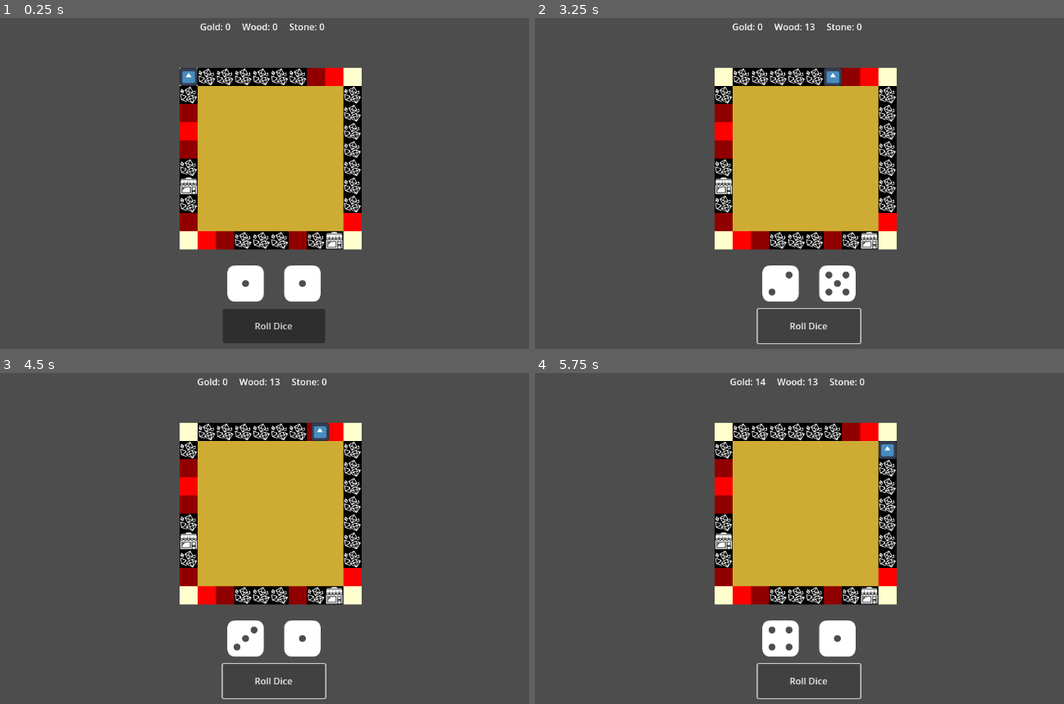
Above: before the commit, frames 1-4 (two rows, left to right).
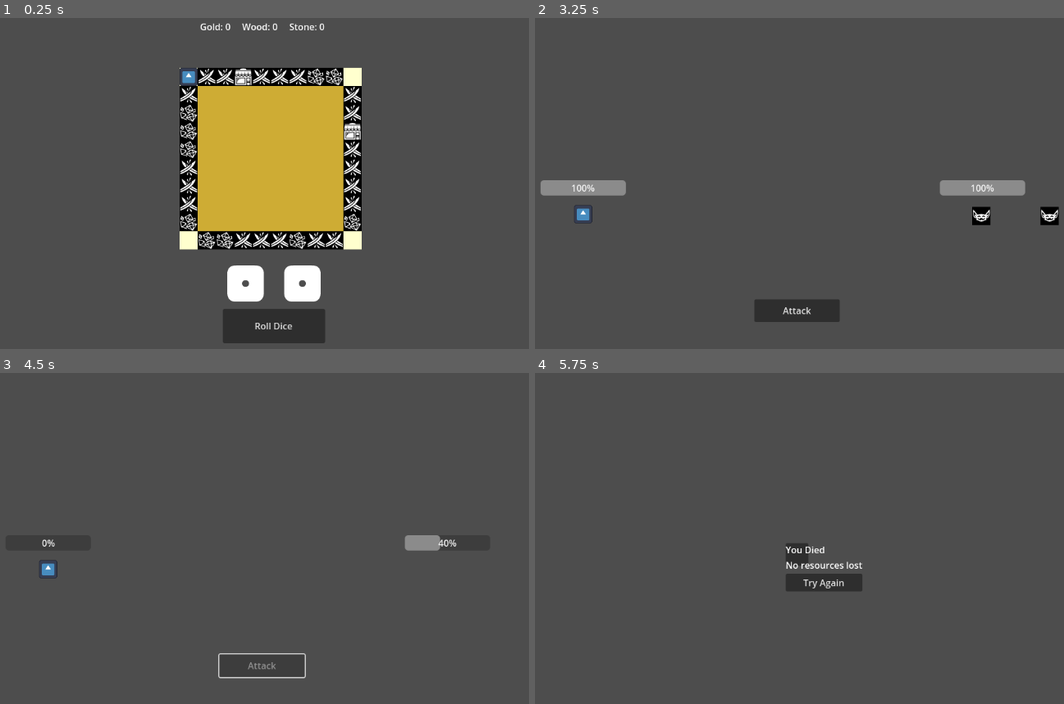
Above: after the commit, the same moments.

Repository: pescmy/HeRoll
Game: Godot game, scene res://scene/game.tscn
The game is run twice, just before and just after one commit, with the same random seed, the same clock (stepped at 60 frames per second) and the same inputs. The engine's default icon, where the game draws it, is replaced by a stand-in: a white triangle on a blue panel in a dark square.
Inputs (mouse positions are in pixels of both pictures, inside the frame that each line leads up to):
- Up to frame 1 (0.25 s): no input
- Up to frame 2 (3.25 s): click "Roll Dice" at 0.5 s; click "Roll Dice" at 1.25 s; click "Roll Dice" at 2 s; tap Enter (ui_accept) at 2.75, 3.02 s; hold R (roll dice) from 2.78 s (still down)
- Up to frame 3 (4.5 s): release R (roll dice) at 3.5 s; click (264, 664) at 3.5 s, where only the run after the commit has a clickable "Attack"; tap R (roll dice) at 4.35 s
- Up to frame 4 (5.75 s): tap Enter (ui_accept) at 4.52 s; hold R (roll dice) from 5.03 s (still down)

The runs differ from the first frame. In frame 1, 4.5% of the frame differs, in the area x 33-69%, y 14-71%; in frame 2, 23%, in the area x 1-100%, y 1-99%; in frame 3, 21%; in frame 4, 20%.

Commit message:
add in death screen, lose resources and restart on board

Diff:
--- /dev/null
+++ b/scene/death_screen.tscn
@@ -0,0 +1,36 @@
+[gd_scene load_steps=2 format=3 uid="uid://dyx5d5mwnf0nx"]
+
+[ext_resource type="Script" uid="uid://bf1pn4euxxamb" path="res://scripts/death_screen.gd" id="1_4gfsm"]
+
+[node name="DeathScreen" type="CanvasLayer"]
+script = ExtResource("1_4gfsm")
+
+[node name="Panel" type="Panel" parent="."]
+anchors_preset = 8
+anchor_left = 0.5
+anchor_top = 0.5
+anchor_right = 0.5
+anchor_bottom = 0.5
+offset_left = -20.0
+offset_top = -20.0
+offset_right = 20.0
+offset_bottom = 20.0
+grow_horizontal = 2
+grow_vertical = 2
+
+[node name="VBoxContainer" type="VBoxContainer" parent="Panel"]
+layout_mode = 0
+offset_right = 40.0
+offset_bottom = 40.0
+
+[node name="Died" type="Label" parent="Panel/VBoxContainer"]
+layout_mode = 2
+text = "You Died"
+
+[node name="ResourcesLost" type="Label" parent="Panel/VBoxContainer"]
+layout_mode = 2
+text = "Resources Lost"
+
+[node name="TryAgainButton" type="Button" parent="Panel/VBoxContainer"]
+layout_mode = 2
+text = "Try Again"
--- a/scene/player.tscn
+++ b/scene/player.tscn
@@ -16,6 +16,7 @@
 
 [node name="PlayerStats" type="Node2D" parent="."]
 script = ExtResource("3_fvtld")
+base_health = 1
 
 [node name="PlayerEquipment" type="Node2D" parent="."]
 script = ExtResource("4_ct4mp")
--- a/scripts/battle_controller.gd
+++ b/scripts/battle_controller.gd
@@ -102,4 +102,7 @@
 	if victory:
 		get_tree().change_scene_to_file("res://scene/game.tscn")
 	else:
-		get_tree().change_scene_to_file("res://scene/game.tscn")
+		GameData.reset_run()
+		SaveManager.save()
+		#await get_tree().create_timer(1.5).timeout
+		get_tree().change_scene_to_file("res://scene/death_screen.tscn")
--- /dev/null
+++ b/scripts/death_screen.gd
@@ -0,0 +1,25 @@
+extends CanvasLayer
+
+@onready var died_label: Label = $Panel/VBoxContainer/Died
+@onready var resources_lost_label: Label = $Panel/VBoxContainer/ResourcesLost
+@onready var try_again_button: Button = $Panel/VBoxContainer/TryAgainButton
+
+func _ready() -> void:
+	try_again_button.pressed.connect(_on_try_again_pressed)
+	_show_lost_resources()
+
+func _show_lost_resources() -> void:
+	var lost = GameData.last_lost_resources
+	if lost.is_empty():
+		resources_lost_label.text = "No resources lost"
+		return
+
+	var text = "Lost:\n"
+	for slot in lost:
+		text += "- %s x%d\n" % [slot["name"], slot["amount"]]
+	resources_lost_label.text = text
+
+func _on_try_again_pressed() -> void:
+	SaveManager.save()
+	# TODO: change to town scene once built
+	get_tree().change_scene_to_file("res://scene/game.tscn")
--- a/scripts/game_data.gd
+++ b/scripts/game_data.gd
@@ -3,9 +3,9 @@
 var player_tile_index: int = 0
 var board_generated: bool = false
 
-var tile_combat: int = 0
+var tile_combat: int = 20
 var tile_shop: int = 2
-var tile_resource: int = 20
+var tile_resource: int = 10
 var tile_types: Dictionary = {}
 
 var current_enemy_data: Array[EnemyData] = []
@@ -63,6 +63,16 @@
 		inventory[index] = {}
 		inventory_changed.emit()
 
+var last_lost_resources: Array = []
+
+func reset_run() -> void:
+	last_lost_resources = inventory.filter(func(slot): return not slot.is_empty())
+	player_tile_index = 0
+	player_current_health = -1
+	loop_count = 0
+	board_generated = false
+	init_inventory()
+
 func generate_board() -> void:
 	tile_types.clear()
 
Not shown, added: scripts/death_screen.gd.uid
